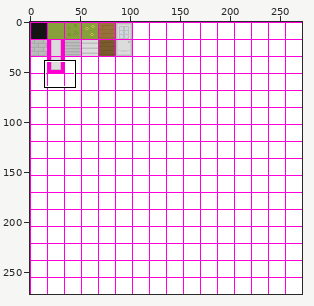
Sprite sheet -- res/Sheet1.png. The first picture is a wide view before the edit; the outline marks the close-up.
Close-up. As it was:
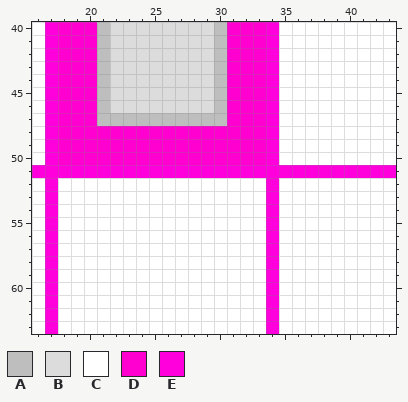
The file is 272x272 pixels. Colours within 5 levels of each other are drawn and written as one. Shown: x 16..43, y 40..63.
Palette (. is transparent): A #bebebe  B #dcdcdc  C #ffffff  D #ff00d0  E #ff00dc
Pixels before, first column x 16:
40 CEDDDABBBBBBBBADDDECCCCCCCCC
41 CEDDDABBBBBBBBADDDECCCCCCCCC
42 CEDDDABBBBBBBBADDDECCCCCCCCC
43 CEDDDABBBBBBBBADDDECCCCCCCCC
44 CEDDDABBBBBBBBADDDECCCCCCCCC
45 CEDDDABBBBBBBBADDDECCCCCCCCC
46 CEDDDABBBBBBBBADDDECCCCCCCCC
47 CEDDDAAAAAAAAAADDDECCCCCCCCC
48 CEDDDDDDDDDDDDDDDDECCCCCCCCC
49 CEDDDDDDDDDDDDDDDDECCCCCCCCC
50 CEDDDDDDDDDDDDDDDDECCCCCCCCC
51 EEEEEEEEEEEEEEEEEEEEEEEEEEEE
52 CECCCCCCCCCCCCCCCCECCCCCCCCC
53 CECCCCCCCCCCCCCCCCECCCCCCCCC
54 CECCCCCCCCCCCCCCCCECCCCCCCCC
55 CECCCCCCCCCCCCCCCCECCCCCCCCC
56 CECCCCCCCCCCCCCCCCECCCCCCCCC
57 CECCCCCCCCCCCCCCCCECCCCCCCCC
58 CECCCCCCCCCCCCCCCCECCCCCCCCC
59 CECCCCCCCCCCCCCCCCECCCCCCCCC
60 CECCCCCCCCCCCCCCCCECCCCCCCCC
61 CECCCCCCCCCCCCCCCCECCCCCCCCC
62 CECCCCCCCCCCCCCCCCECCCCCCCCC
63 CECCCCCCCCCCCCCCCCECCCCCCCCC
After:
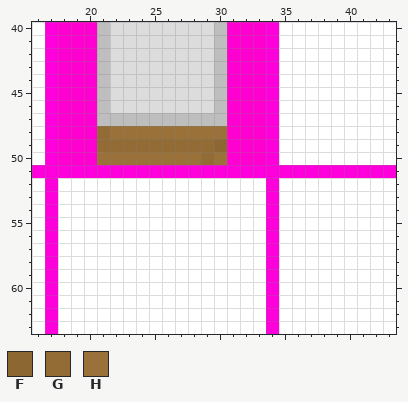
Colours new in this view: F #8c6732  G #936c35  H #9a7138
Changes in this commit:
Changed rows in their new state; - is an unchanged pixel.
first column x 21:
48 GHHHHHHHHH
49 GGGGGGGGGF
50 HHHHHHHHGH
